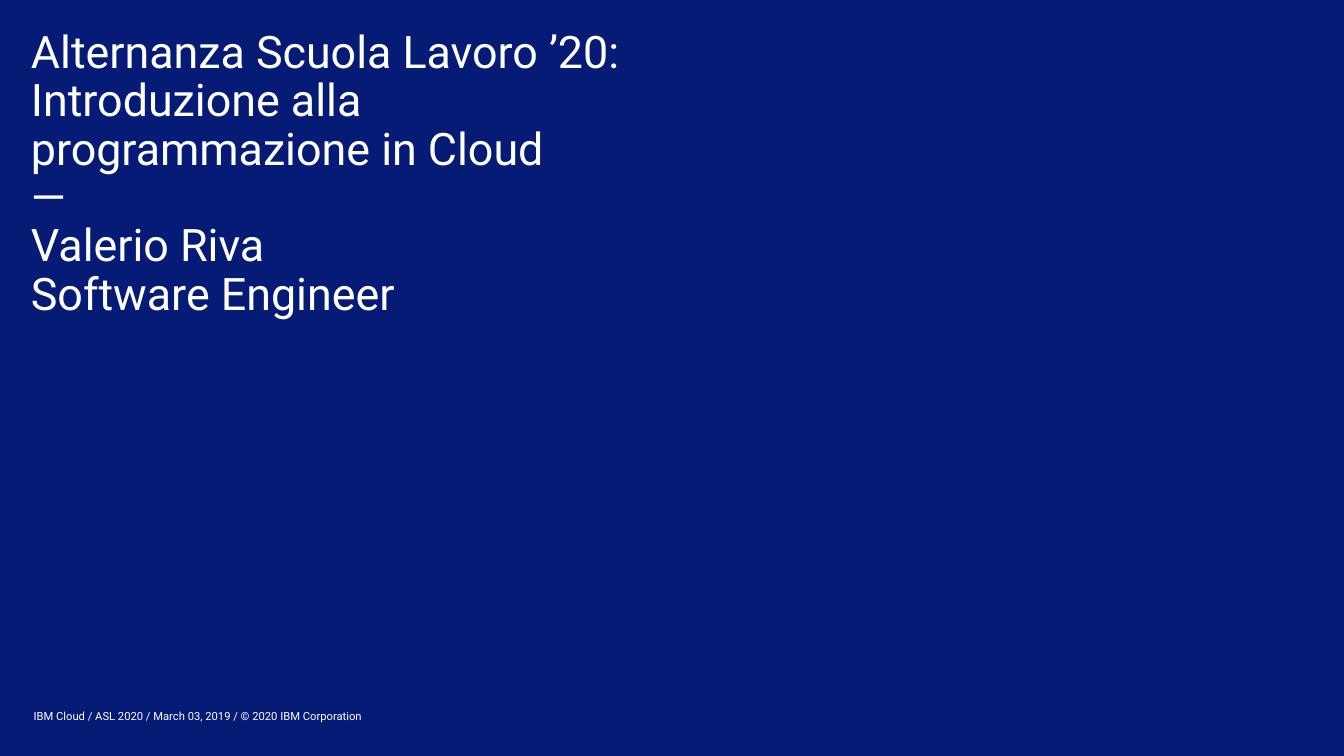
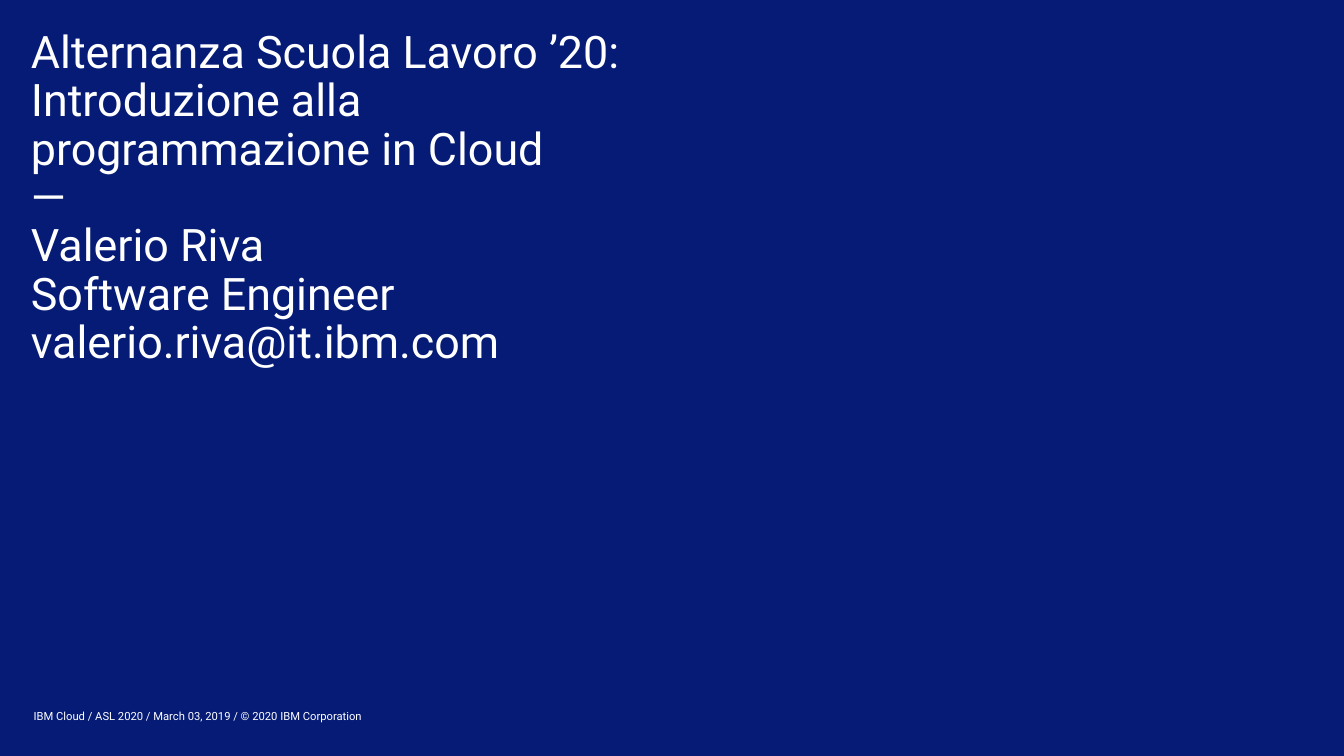
Before and after one commit to Lotti/pcto-simple-chatbot, a slide deck: slide 1 of slides/ASL-2020-01.pptx. Drawn at 1344x756 pixels with LibreOffice and Linux fonts; fonts in the diff are those of the drawing; background and template pictures are left out. Boxes give left, top, right and bottom in pixels: in the first picture for what was removed or moved away, otherwise in the second. Text is boxed around its words. In the diff, an @@ line names an element or a change of style, - is before the commit and + after.

Commit message:
added personal contact information on slides

```diff
--- a/slides/ASL-2020-01.pptx
+++ b/slides/ASL-2020-01.pptx
@@ title at bbox=[31, 34, 619, 368]: text changed @@
-Alternanza Scuola Lavoro ’20: Introduzione alla programmazione in Cloud
-—
-Valerio Riva
-Software Engineer
+Alternanza Scuola Lavoro ’20: Introduzione alla programmazione in Cloud
+—
+Valerio Riva
+Software Engineer
+valerio.riva@it.ibm.com
```
